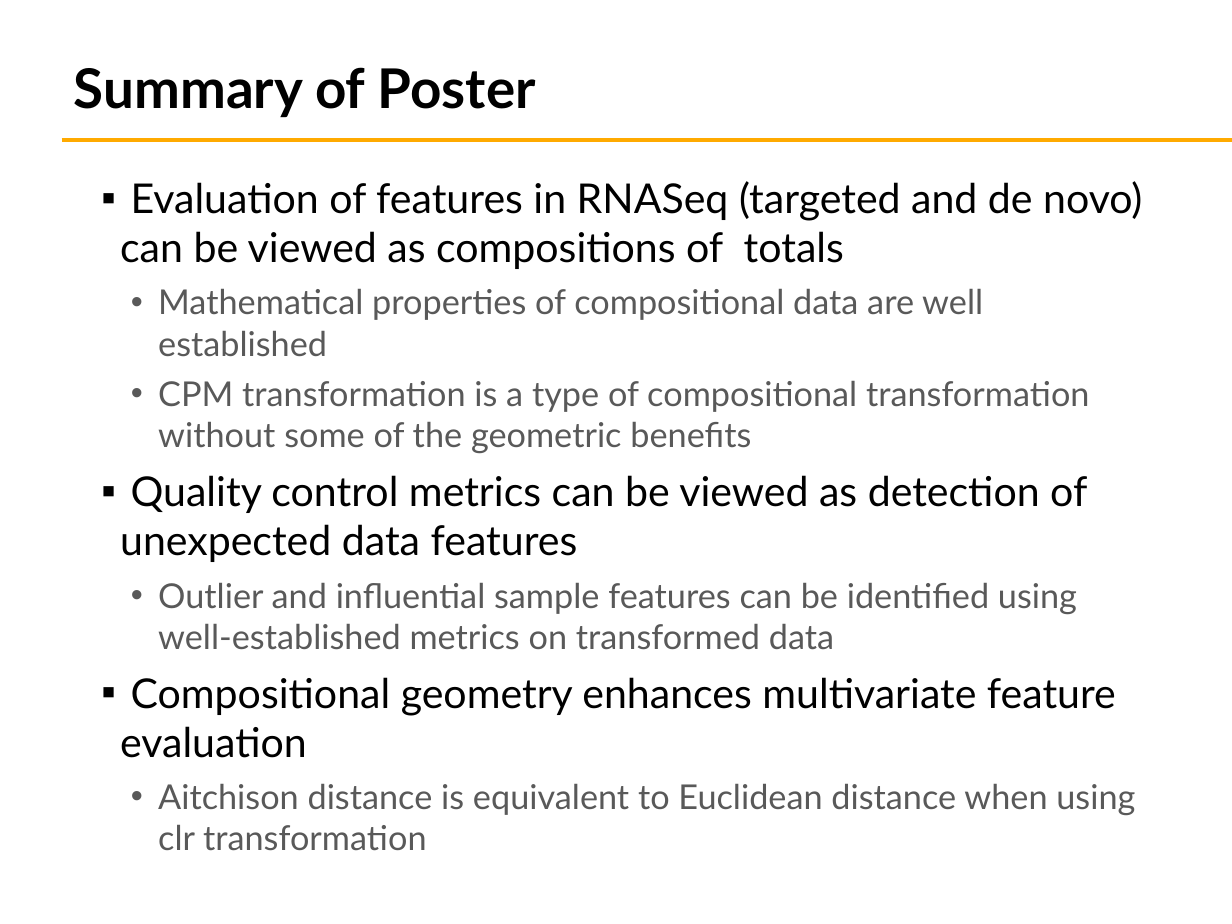
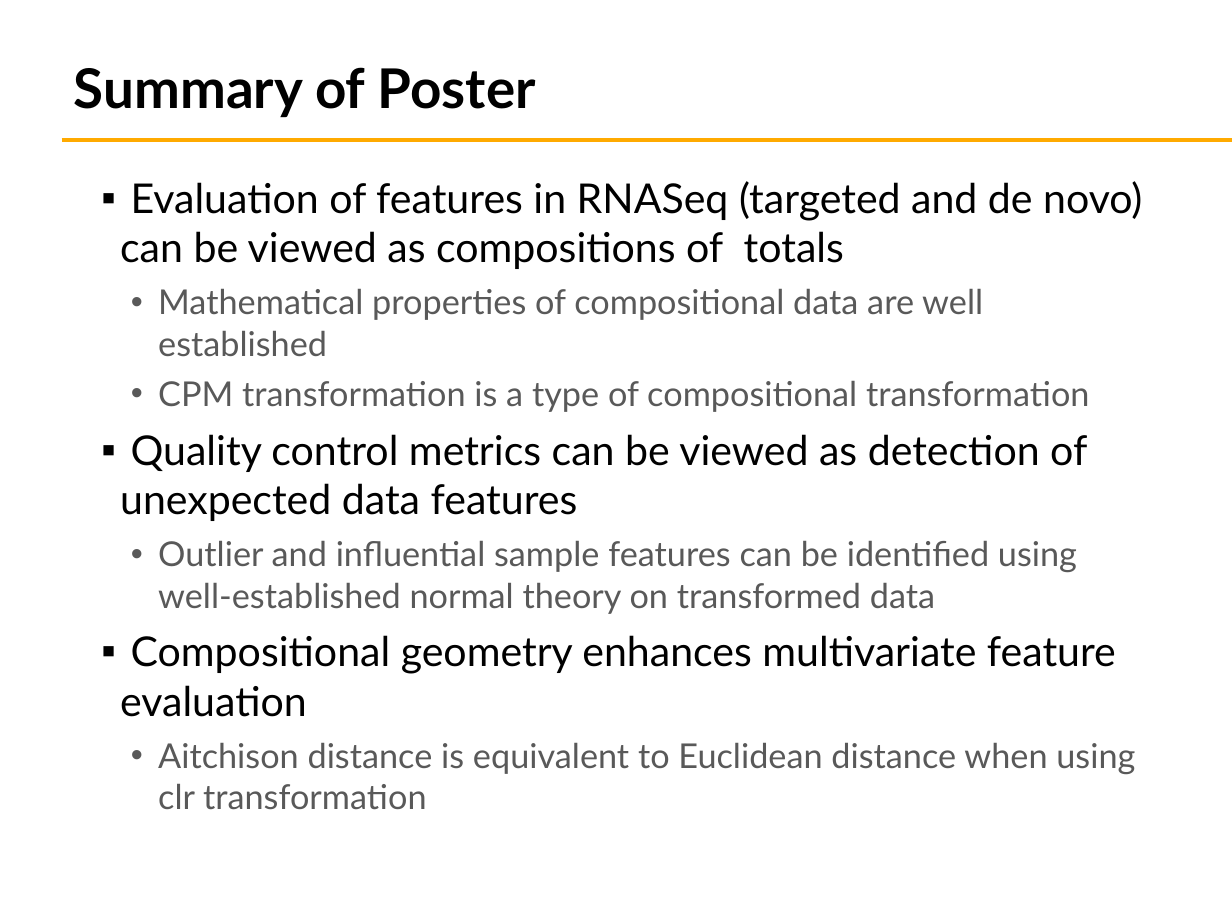
Before and after one commit to rocrat/ASA_Poster, a slide deck: slide 4 of ASA_speed_session_compositions_2016.pptx. Drawn at 1232x924 pixels with LibreOffice and Linux fonts; fonts in the diff are those of the drawing; background and template pictures are left out. Boxes give left, top, right and bottom in pixels: in the first picture for what was removed or moved away, otherwise in the second. Text is boxed around its words. In the diff, an @@ line names an element or a change of style, - is before the commit and + after.

Commit message:
Updated slides with Bonnie's input and added what I am going to say for each slide.

```diff
--- a/ASA_speed_session_compositions_2016.pptx
+++ b/ASA_speed_session_compositions_2016.pptx
@@ text at <box>158,381,1089,412</box>: text changed @@
-  • CPM transformation is a type of compositional transformation without some of the geometric benefits
+  • CPM transformation is a type of compositional transformation
@@ text at <box>158,541,1077,614</box>: text changed @@
-  • Outlier and influential sample features can be identified using well-established metrics on transformed data
+  • Outlier and influential sample features can be identified using well-established normal theory on transformed data
```
